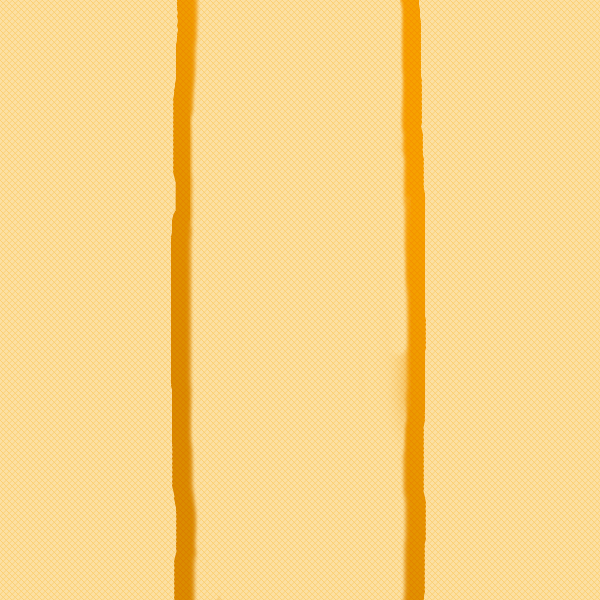
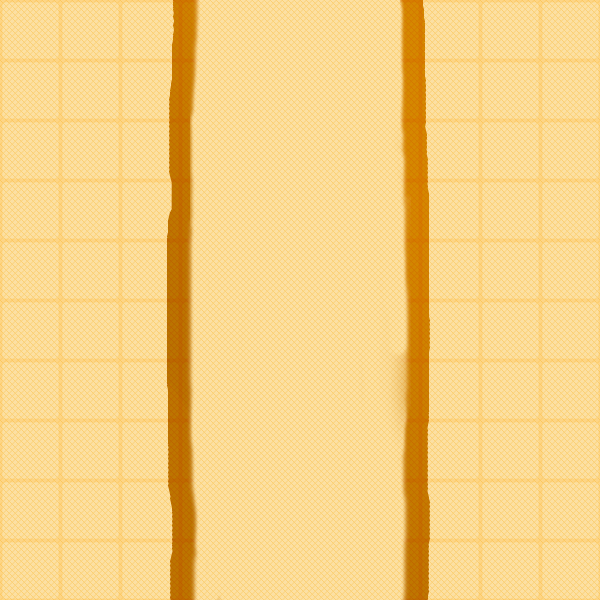
Layers edited between the first and the second 600 × 600 image:
added layer "Layer 4 copy" above "Layer 1" over bbox(0, 0, 600, 600)
